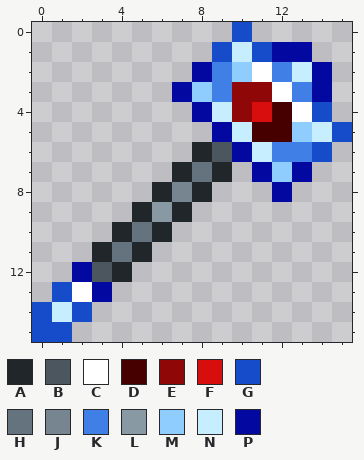
Two states of a pixel-art sprite, Items/Vulcrain/VulcrainHammer.png. This is how it looked before the edit.
The file is 32x32 pixels, drawn in blocks of 2x2; one block is one cell here.
Palette (. is transparent): A #20262a  B #4b565f  C #ffffff  D #470000  E #900707  F #d80d0d  G #164bc9  H #64737e  J #768590  K #407fe5  L #8999a4  M #8fcdff  N #c7eeff  P #0308a1
Pixels before, first column x 0:
 0 ..........G.....
 1 .........GNGPP..
 2 ........PKMCKNP.
 3 .......PMKEECKP.
 4 ........PNEFDCG.
 5 .........PNDDMNG
 6 ........ABPNKKG.
 7 .......AHA.PMP..
 8 ......AJA...P...
 9 .....ALA........
10 ....AHA.........
11 ...AHA..........
12 ..PBA...........
13 .GCP............
14 GNG.............
15 GG..............
After:
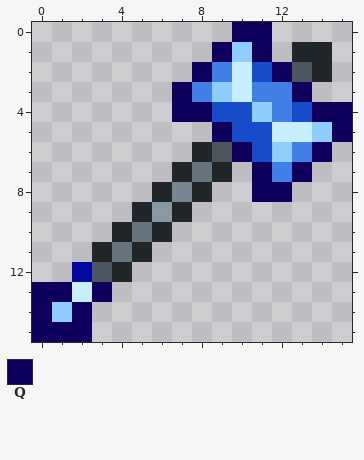
Colours new in this view: Q #10005e
Change:
Changed rows in their new state; - is an unchanged pixel.
first column x 7:
 0 ---QQ----
 1 --QMQ.AA-
 2 -Q-NGQBA-
 3 QKMNKKQ.-
 4 QQGGMKGQQ
 5 --QGGNNMQ
 6 ---QGM-Q-
 7 ----QKQ--
 8 ----QQ---
first column x 0:
13 QQNQ
14 QMQ-
15 QQQ-
Changed places in both pictures, as pixel boxes (x1, y1, x2, y2):
changed: (172, 22, 352, 202)
changed: (32, 282, 112, 342)
